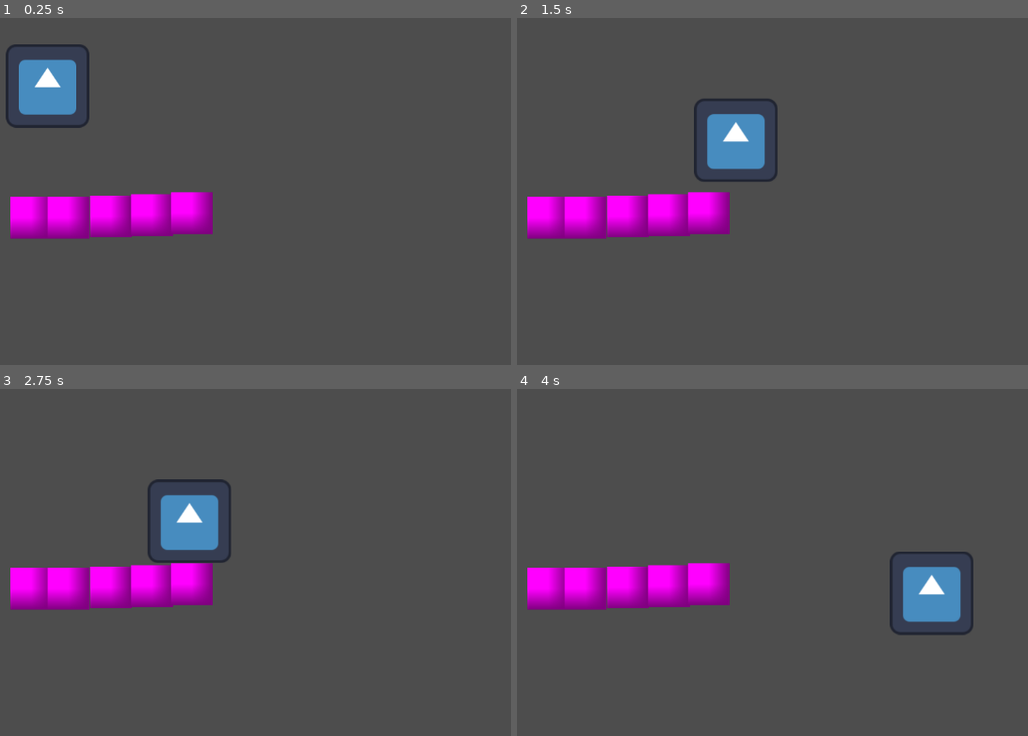
Above: before the commit, frames 1-4 (two rows, left to right).
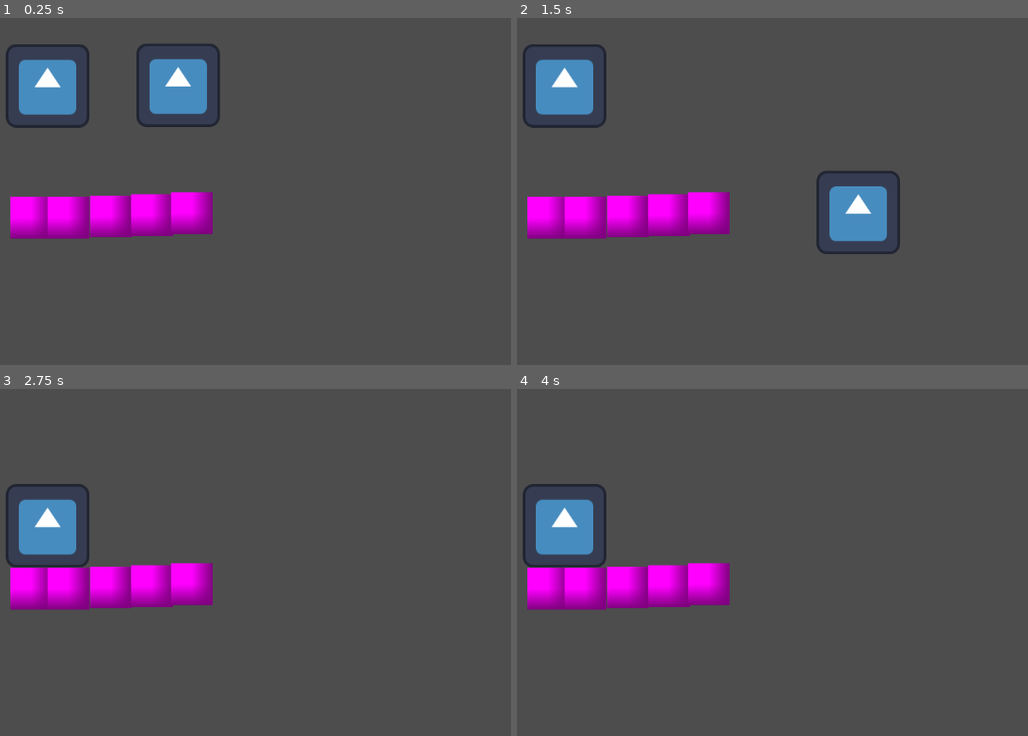
Above: after the commit, the same moments.

Repository: NahuelArrieta/ChronosSociety
Game: Godot game, scene res://levels/level.tscn
The game is run twice, just before and just after one commit, with the same random seed, the same clock (stepped at 60 frames per second) and the same inputs. The engine's default icon, where the game draws it, is replaced by a stand-in: a white triangle on a blue panel in a dark square.
Inputs:
- Up to frame 1 (0.25 s): no input
- Up to frame 2 (1.5 s): tap Enter (ui_accept) at 0.5, 0.6 s; hold Right (ui_right) from 0.53 s (still down); tap W (JUMP_P1, bound only after the commit) at 0.77, 0.8, 1.07, 1.35 s
- Up to frame 3 (2.75 s): tap W (JUMP_P1, bound only after the commit) at 1.52, 1.82, 2.3 s; tap Enter (ui_accept) at 1.55, 2.1 s; release Right (ui_right) at 2.03 s; hold Left (ui_left) from 2.03 s (still down)
- Up to frame 4 (4 s): release Left (ui_left) at 2.78 s; hold Right (ui_right) from 2.78 s (still down); tap Enter (ui_accept) at 2.85 s; tap W (JUMP_P1, bound only after the commit) at 3.02, 3.32, 3.6, 3.77 s

The runs differ from the first frame. In frame 1, 2.3% of the frame differs, in the area x 26-44%, y 7-32%; in frame 2, 6.9%, in the area x 1-75%, y 7-69%; in frame 3, 4.7%; in frame 4, 4.7%.

Commit message:
add second player basic movement

Diff:
--- a/controllers/time_travel_controller.gd
+++ b/controllers/time_travel_controller.gd
@@ -15,13 +15,13 @@
 
 func _physics_process(delta):
 	# Check if the revert time button is pressed to start the timer.
-	if Input.is_action_just_pressed("ui_up"):
+	if Input.is_action_just_pressed("ui_accept"):
 		# Start the timer and make it repeat.
 		is_reverting = true
 		Global.revert_started.emit()
 
 	# Check if the revert time button is released to stop the timer.
-	if Input.is_action_just_released("ui_up"):
+	if Input.is_action_just_released("ui_accept"):
 		is_reverting = false
 		Global.revert_stopped.emit()
 
--- a/entities/player/player.gd
+++ b/entities/player/player.gd
@@ -2,6 +2,11 @@
 
 @export var speed = 300.0
 @export var jump_velocity = -450.0
+
+## Input map
+@export var left_action: String = "LEFT_P1"
+@export var right_action: String = "RIGHT_P1"
+@export var jump_action: String = "JUMP_P1"
 
 var is_reverting = false
 var _state_history = []
@@ -18,10 +23,10 @@
 	if not is_on_floor():
 		velocity.y += Global.gravity * delta
 
-	if is_on_floor() and Input.is_action_just_pressed("ui_accept"): # TODO
+	if is_on_floor() and Input.is_action_just_pressed(jump_action):
 		velocity.y = jump_velocity
 
-	var direction = Input.get_axis("ui_left", "ui_right") # TODO
+	var direction = Input.get_axis(left_action, right_action)
 	velocity.x = direction * speed
 
 	move_and_slide()
--- a/levels/level.tscn
+++ b/levels/level.tscn
@@ -6,7 +6,7 @@
 
 [node name="Node2D" type="Node2D"]
 
-[node name="Player" parent="." instance=ExtResource("1_80vhd")]
+[node name="Player1" parent="." instance=ExtResource("1_80vhd")]
 position = Vector2(220, 187)
 
 [node name="Platforms" type="Node" parent="."]
@@ -28,3 +28,9 @@
 
 [node name="TimeTravelController" type="Node" parent="."]
 script = ExtResource("3_cwqvt")
+
+[node name="Player2" parent="." instance=ExtResource("1_80vhd")]
+position = Vector2(420, 186)
+left_action = "LEFT_P2"
+right_action = "RIGHT_P2"
+jump_action = "JUMP_P2"
--- a/project.godot
+++ b/project.godot
@@ -18,3 +18,36 @@
 [autoload]
 
 Global="*res://global.gd"
+
+[input]
+
+JUMP_P1={
+"deadzone": 0.2,
+"events": [Object(InputEventKey,"resource_local_to_scene":false,"resource_name":"","device":-1,"window_id":0,"alt_pressed":false,"shift_pressed":false,"ctrl_pressed":false,"meta_pressed":false,"pressed":false,"keycode":0,"physical_keycode":87,"key_label":0,"unicode":119,"location":0,"echo":false,"script":null)
+]
+}
+RIGHT_P1={
+"deadzone": 0.2,
+"events": [Object(InputEventKey,"resource_local_to_scene":false,"resource_name":"","device":-1,"window_id":0,"alt_pressed":false,"shift_pressed":false,"ctrl_pressed":false,"meta_pressed":false,"pressed":false,"keycode":0,"physical_keycode":68,"key_label":0,"unicode":100,"location":0,"echo":false,"script":null)
+]
+}
+LEFT_P1={
+"deadzone": 0.2,
+"events": [Object(InputEventKey,"resource_local_to_scene":false,"resource_name":"","device":-1,"window_id":0,"alt_pressed":false,"shift_pressed":false,"ctrl_pressed":false,"meta_pressed":false,"pressed":false,"keycode":0,"physical_keycode":65,"key_label":0,"unicode":97,"location":0,"echo":false,"script":null)
+]
+}
+JUMP_P2={
+"deadzone": 0.2,
+"events": [Object(InputEventKey,"resource_local_to_scene":false,"resource_name":"","device":-1,"window_id":0,"alt_pressed":false,"shift_pressed":false,"ctrl_pressed":false,"meta_pressed":false,"pressed":false,"keycode":0,"physical_keycode":4194320,"key_label":0,"unicode":0,"location":0,"echo":false,"script":null)
+]
+}
+RIGHT_P2={
+"deadzone": 0.2,
+"events": [Object(InputEventKey,"resource_local_to_scene":false,"resource_name":"","device":-1,"window_id":0,"alt_pressed":false,"shift_pressed":false,"ctrl_pressed":false,"meta_pressed":false,"pressed":false,"keycode":0,"physical_keycode":4194321,"key_label":0,"unicode":0,"location":0,"echo":false,"script":null)
+]
+}
+LEFT_P2={
+"deadzone": 0.2,
+"events": [Object(InputEventKey,"resource_local_to_scene":false,"resource_name":"","device":-1,"window_id":0,"alt_pressed":false,"shift_pressed":false,"ctrl_pressed":false,"meta_pressed":false,"pressed":false,"keycode":0,"physical_keycode":4194319,"key_label":0,"unicode":0,"location":0,"echo":false,"script":null)
+]
+}
